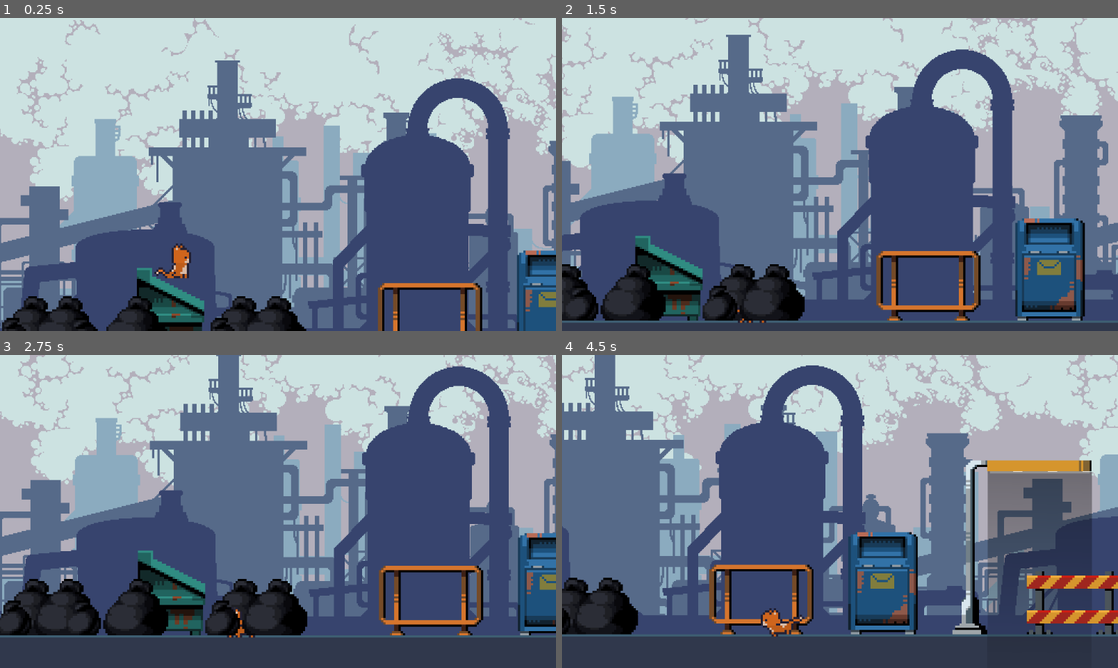
Above: before the commit, frames 1-4 (two rows, left to right).
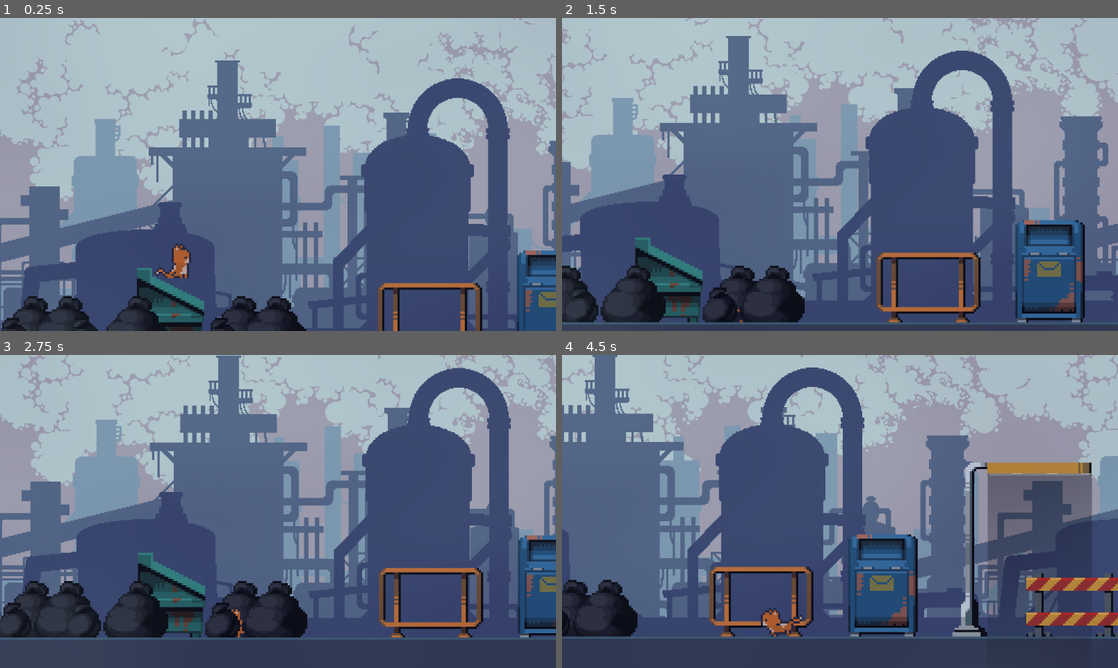
Above: after the commit, the same moments.

Repository: ArgolloTechnology/SISTCA
Game: Godot game, scene res://main.tscn
Two runs of this game, one before a commit and one after it. Both use one fixed random seed, a clock stepped at 60 frames per second and the inputs below.
Inputs:
- Up to frame 1 (0.25 s): no input
- Up to frame 2 (1.5 s): tap Enter (ui_accept) at 0.5, 0.77 s; hold Right (ui_right) from 0.53 s (still down)
- Up to frame 3 (2.75 s): tap Enter (ui_accept) at 1.52 s; release Right (ui_right) at 2.03 s; hold Left (ui_left) from 2.03 s (still down)
- Up to frame 4 (4.5 s): release Left (ui_left) at 2.78 s; hold Right (ui_right) 2.78-4.28 s; tap Enter (ui_accept) at 3.02, 3.77 s; hold Left (ui_left) from 4.28 s (still down)

The runs differ from the first frame. In frame 1, 40% of the frame differs, in the area x 0-100%, y 0-100%; in frame 2, 35%; in frame 3, 31%; in frame 4, 34%.

Commit message:
Novinho
Ya, bué novo e atual

Diff:
--- a/stray-2d/main.tscn
+++ b/stray-2d/main.tscn
@@ -6,8 +6,11 @@
 [ext_resource type="Texture2D" uid="uid://6ujl3rqxekmq" path="res://Sprites/Mapa/Sidescroller Shooter - Central City/Background/Frontal Fog.png" id="4_lquwl"]
 [ext_resource type="Texture2D" uid="uid://cpgjbxy8oql1j" path="res://Sprites/Mapa/Sidescroller Shooter - Central City/Assets/Props-01.png" id="5_7mycd"]
 [ext_resource type="PackedScene" uid="uid://rc2idrlp6x6n" path="res://back_ground.tscn" id="5_lquwl"]
+[ext_resource type="Texture2D" uid="uid://bhulpcnc7m2wc" path="res://Sprites/Luz/Overlay/8.png" id="7_5vw27"]
+[ext_resource type="Texture2D" uid="uid://31pmsog2gdeu" path="res://Sprites/Luz/Overlay/6.png" id="7_272bh"]
 
 [sub_resource type="WorldBoundaryShape2D" id="WorldBoundaryShape2D_4vx3i"]
+distance = 1.0
 
 [sub_resource type="TileSetAtlasSource" id="TileSetAtlasSource_272bh"]
 texture = ExtResource("4_7mycd")
@@ -249,7 +252,9 @@
 20:9/0 = 0
 21:9/0 = 0
 22:9/0 = 0
+22:9/0/physics_layer_0/polygon_0/points = PackedVector2Array(-8, -8, 8, -8, 8, 8, -8, 8)
 23:9/0 = 0
+23:9/0/physics_layer_0/polygon_0/points = PackedVector2Array(-8, -8, 8, -8, 8, 8, -8, 8)
 24:9/0 = 0
 0:10/0 = 0
 1:10/0 = 0
@@ -271,7 +276,9 @@
 20:10/0 = 0
 21:10/0 = 0
 22:10/0 = 0
+22:10/0/physics_layer_0/polygon_0/points = PackedVector2Array(-8, -8, 8, -8, 8, 8, -8, 8)
 23:10/0 = 0
+23:10/0/physics_layer_0/polygon_0/points = PackedVector2Array(-8, -8, 8, -8, 8, 8, -8, 8)
 2:11/0 = 0
 3:11/0 = 0
 4:11/0 = 0
@@ -503,7 +510,7 @@
 [node name="Holofote1" type="Sprite2D" parent="."]
 modulate = Color(0.756863, 0.262745, 0.298039, 0.752941)
 z_index = 1
-position = Vector2(584, 439)
+position = Vector2(584, 440)
 texture = ExtResource("4_lquwl")
 
 [node name="Holofote2" type="Sprite2D" parent="."]
@@ -511,3 +518,23 @@
 z_index = 1
 position = Vector2(712, 440)
 texture = ExtResource("4_lquwl")
+
+[node name="Esgoto" type="TextureRect" parent="."]
+modulate = Color(1, 1, 1, 0.227451)
+z_index = 10
+offset_left = 513.0
+offset_top = 335.0
+offset_right = 2313.0
+offset_bottom = 1540.0
+scale = Vector2(0.355363, 0.186016)
+texture = ExtResource("7_5vw27")
+
+[node name="Fumo" type="TextureRect" parent="."]
+modulate = Color(1, 1, 1, 0.227451)
+z_index = 10
+offset_left = 513.0
+offset_top = 335.0
+offset_right = 2313.0
+offset_bottom = 1539.0
+scale = Vector2(-0.284923, 0.18698)
+texture = ExtResource("7_272bh")
Not shown: 1 places in stray-2d/main.tscn that only renumber resources
